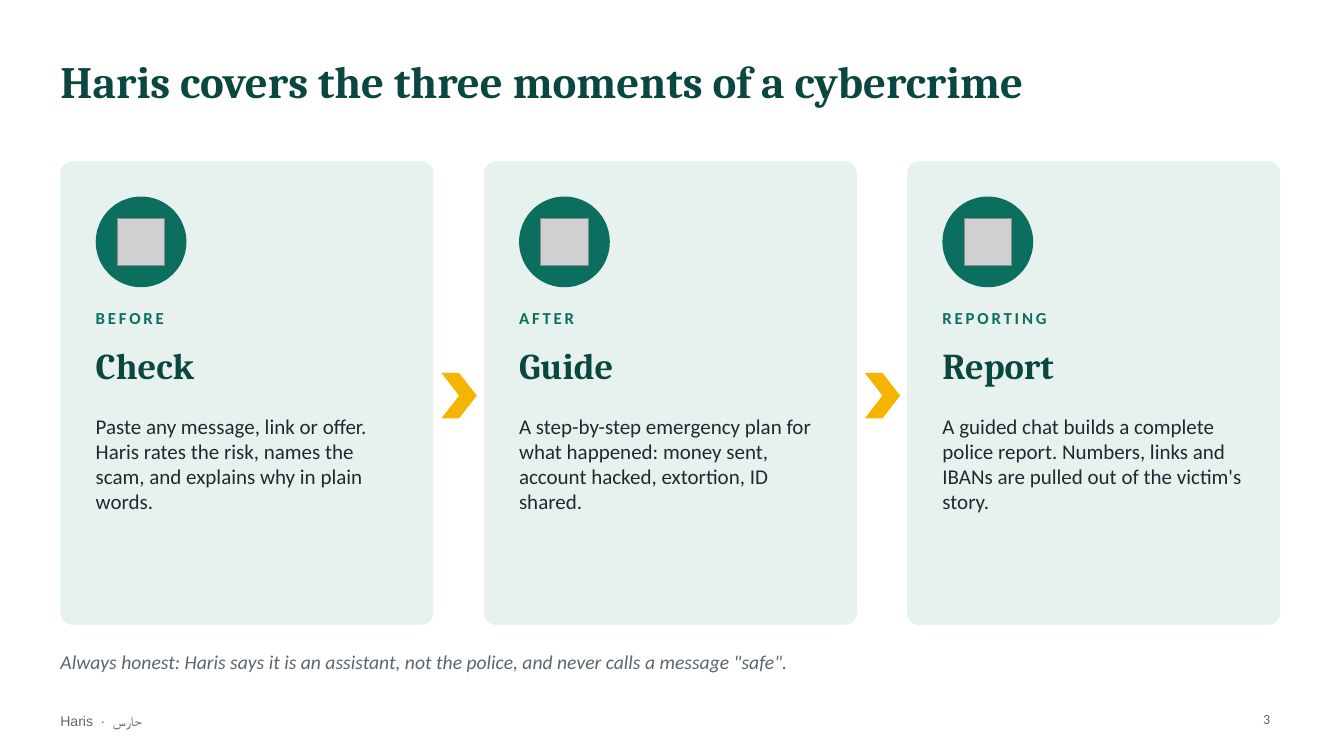
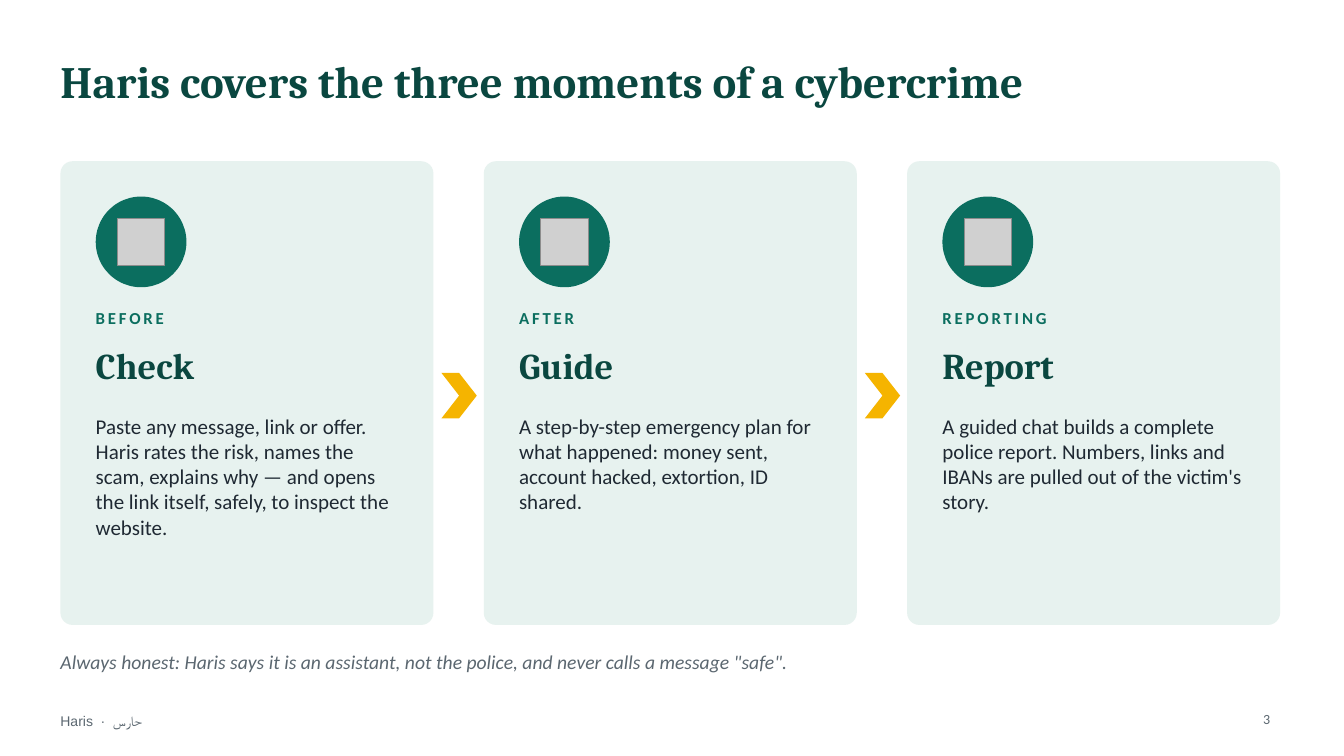
Before and after one commit to mohamedtorky2022/Haris, a slide deck: slide 3 of docs/Haris-presentation.pptx. Drawn at 1344x756 pixels with LibreOffice and Linux fonts; fonts in the diff are those of the drawing; grey boxes stand for pictures. Boxes give left, top, right and bottom in pixels: in the first picture for what was removed or moved away, otherwise in the second. Text is boxed around its words. In the diff, an @@ line names an element or a change of style, - is before the commit and + after.

```diff
--- a/docs/Haris-presentation.pptx
+++ b/docs/Haris-presentation.pptx
@@ text at <box>96,419,388,535</box>: text changed @@
-Paste any message, link or offer. Haris rates the risk, names the scam, and explains why in plain words.
+Paste any message, link or offer. Haris rates the risk, names the scam, explains why — and opens the link itself, safely, to inspect the website.
```
Also in this commit, not shown: 3 other slides changed, 26 other files.
